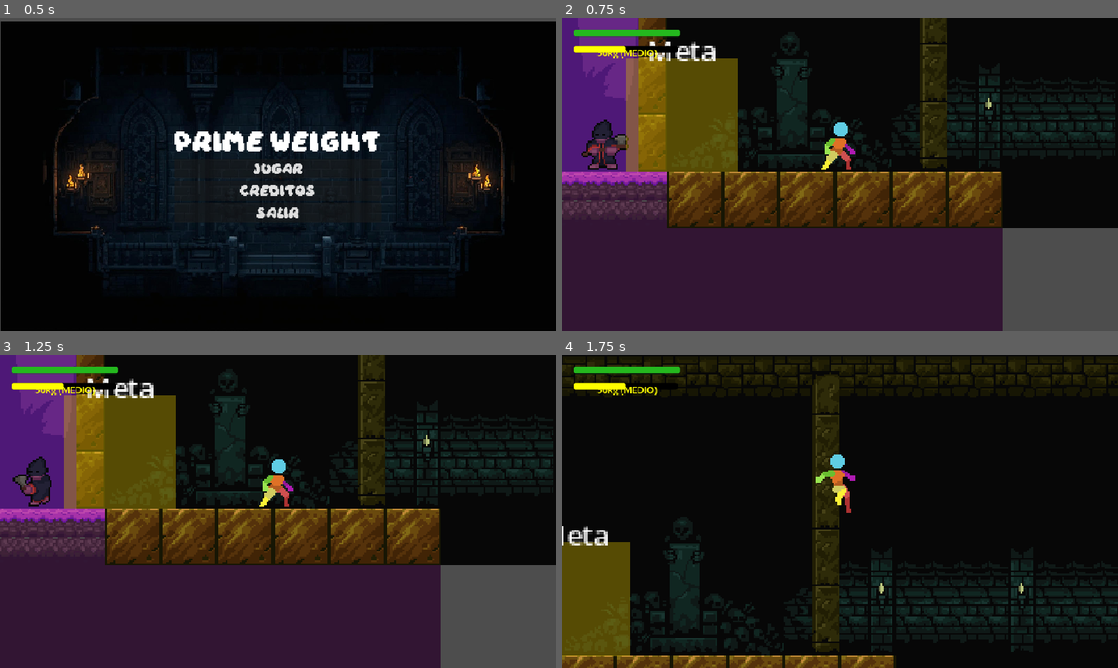
Above: before the commit, frames 1-4 (two rows, left to right).
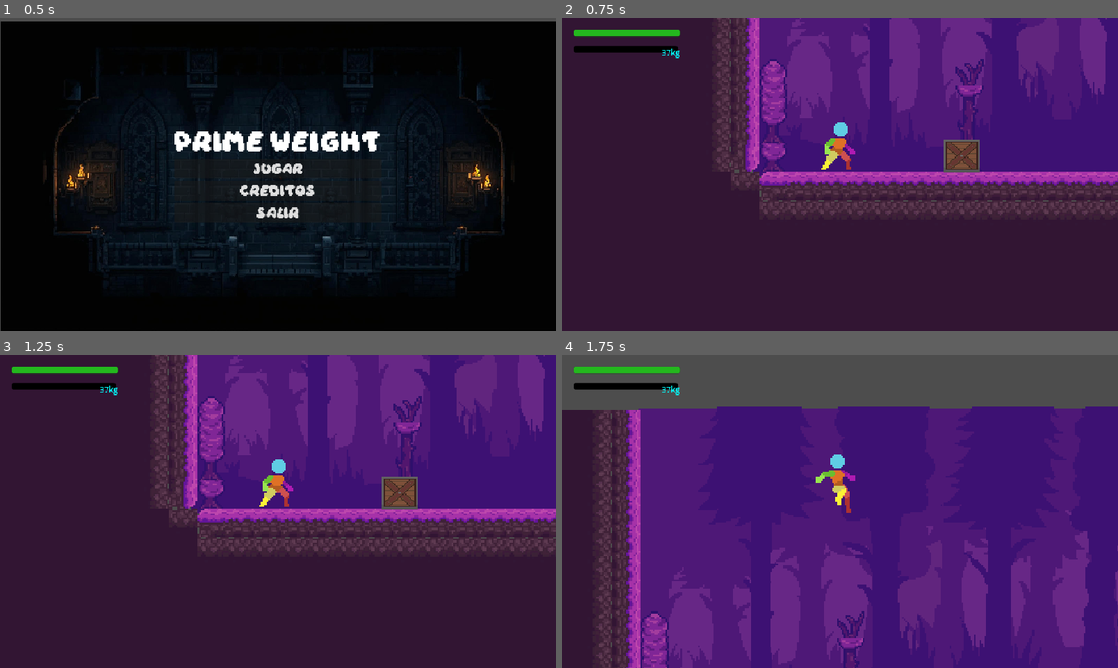
Above: after the commit, the same moments.

Repository: zeckless/Prime-MICh
Game: Godot game, scene res://Scenes/MainMenu.tscn
Two runs of this game, one before a commit and one after it. Both use one fixed random seed, a clock stepped at 60 frames per second and the inputs below.
Inputs:
- Up to frame 1 (0.5 s): no input
- Up to frame 2 (0.75 s): click "Jugar" at 0.5 s
- Up to frame 3 (1.25 s): no input
- Up to frame 4 (1.75 s): tap Enter (ui_accept) at 1.25, 1.52 s; hold Right (ui_right) from 1.28 s (still down); hold F (interact) from 1.28 s (still down); tap G (push) at 1.55 s

Frame 1 is identical in both runs. In frame 2, 71% of the frame differs, in the area x 0-100%, y 0-100%; in frame 3, 71%; in frame 4, 99%.

Commit message:
Mejorado sistema de peso: ajustada interfaz de HUD y verificación de peso para objetos

Diff:
--- a/Scenes/hudpeso.gd
+++ b/Scenes/hudpeso.gd
@@ -36,11 +36,10 @@
 	# Guardar referencia
 	weight_component_ref = weight_component
 
-	# Configurar barra - FORZAR CONFIGURACIÓN
-	weight_bar.min_value = 1
-	weight_bar.max_value = 5
-	weight_bar.step = 1
-	weight_bar.value = weight_component.get_current_level()
+	# Configurar barra con los valores exactos de peso
+	weight_bar.min_value = 37.0  # Peso mínimo
+	weight_bar.max_value = 100.0  # Peso máximo
+	weight_bar.value = weight_component.weight  # Peso actual
 
 	# Configurar etiqueta
 	_update_weight_display(weight_component.weight, weight_component.get_current_level())
@@ -70,14 +69,13 @@
 		print("❌ Error: Referencias nulas")
 		return
 
-	var new_level = weight_component_ref.get_current_level()
 	var old_value = weight_bar.value
 
-	# Actualizar valor
-	weight_bar.value = new_level
+	# Actualizar valor directamente con el peso
+	weight_bar.value = new_weight_value
 
 	# Actualizar etiqueta
-	_update_weight_display(new_weight_value, new_level)
+	_update_weight_display(new_weight_value, 0)
 
 	# Forzar actualización visual
 	weight_bar.queue_redraw()
@@ -85,24 +83,35 @@
 	print("⚖️ Barra actualizada: ", old_value, " → ", weight_bar.value, " (", new_weight_value, "kg)")
 	print("🔧 Estado barra después - Min: ", weight_bar.min_value, " Max: ", weight_bar.max_value, " Valor: ", weight_bar.value)
 
-func _update_weight_display(weight_kg: float, level: int):
+func _update_weight_display(weight_kg: float, _unused: int = 0):
 	if not weight_label:
 		return
 
-	var weight_names = ["", "LIGERO", "NORMAL", "MEDIO", "PESADO", "MUY PESADO"]
-	var colors = [Color.WHITE, Color.CYAN, Color.GREEN, Color.YELLOW, Color.ORANGE, Color.RED]
+	var description = ""
+	var color = Color.WHITE
 
-	# Asegurarse de que el nivel esté dentro del rango válido
-	level = clampi(level, 1, 5)
+	# Determinar descripción y color basado en el peso actual
+	if weight_kg <= 37:
+		description = "LIGERO"
+		color = Color.CYAN
+	elif weight_kg <= 50:
+		description = "NORMAL"
+		color = Color.GREEN
+	elif weight_kg <= 75:
+		description = "MEDIO"
+		color = Color.YELLOW
+	else:
+		description = "PESADO"
+		color = Color.RED
 
-	# Actualizar texto y color del label
-	weight_label.text = str(int(weight_kg)) + "kg (" + weight_names[level] + ")"
-	weight_label.modulate = colors[level]
+	# Actualizar texto (solo mostrar el peso)
+	weight_label.text = str(int(weight_kg)) + "kg"
+	weight_label.modulate = color  # Mantener los colores según el peso
 
 	# Actualizar color de la barra de progreso
-	if weight_bar and level > 0:
+	if weight_bar:
 		var style = StyleBoxFlat.new()
-		style.bg_color = colors[level]
+		style.bg_color = color
 		style.corner_radius_top_left = 4
 		style.corner_radius_top_right = 4
 		style.corner_radius_bottom_right = 4
--- a/Scenes/hudpeso.tscn
+++ b/Scenes/hudpeso.tscn
@@ -35,14 +35,22 @@
 size_flags_horizontal = 0
 theme_override_styles/background = SubResource("StyleBoxFlat_y140s")
 theme_override_styles/fill = SubResource("StyleBoxFlat_qvlvi")
+min_value = 37.0
 step = 1.0
-value = 50.0
+value = 37.0
 show_percentage = false
 
 [node name="WeightLabel" type="Label" parent="MarginContainer"]
 layout_mode = 2
+size_flags_horizontal = 8
+theme_override_font_sizes/font_size = 14
+text = "37kg"
+vertical_alignment = 1
+
+[node name="WeightLabel2" type="Label" parent="MarginContainer"]
+layout_mode = 2
 size_flags_horizontal = 4
 size_flags_vertical = 0
 
-[node name="WeightLabel2" type="Label" parent="MarginContainer"]
+[node name="WeightLabel3" type="Label" parent="MarginContainer"]
 layout_mode = 2
--- a/Scenes/mundo.tscn
+++ b/Scenes/mundo.tscn
@@ -2051,7 +2051,7 @@
 layer_0/tile_data = PackedInt32Array(15, 7, 1342177281, 131070, 7, 1342177281, 131071, 7, 1342177281, 65536, 7, 1342177 …(23414 unchanged characters)…
 
 [node name="player" parent="." instance=ExtResource("2_uqtxj")]
-position = Vector2(642.8289, 1.1381807)
+position = Vector2(-65.90152, 0)
 scale = Vector2(1.0440896, 1.1070733)
 
 [node name="Camera2D" type="Camera2D" parent="player"]
@@ -2081,8 +2081,8 @@
 texture = ExtResource("11_1bodn")
 
 [node name="RigidBody2D" parent="." instance=ExtResource("13_6bs12")]
+position = Vector2(3.4685016, -6.8290854)
 scale = Vector2(1.0686681, 1)
-object_weight = 30.0
 
 [node name="RigidBody2D2" parent="." instance=ExtResource("13_6bs12")]
 position = Vector2(1046.3312, -6.829085)
--- a/Scenes/objeto.tscn
+++ b/Scenes/objeto.tscn
@@ -27,3 +27,14 @@
 hframes = 10
 vframes = 11
 frame = 40
+
+[node name="WeightLabel" type="Label" parent="."]
+visible = false
+offset_left = -20.0
+offset_top = -30.0
+offset_right = 20.0
+offset_bottom = -10.0
+theme_override_colors/font_outline_color = Color(0, 0, 0, 1)
+theme_override_constants/outline_size = 3
+horizontal_alignment = 1
+vertical_alignment = 1
--- a/Scripts/interactable_object.gd
+++ b/Scripts/interactable_object.gd
@@ -1,7 +1,7 @@
 extends RigidBody2D
 class_name InteractableObject
 
-@export var object_weight: float = 15.0
+@export var object_weight: float = 45.0  # Peso mayor al inicial del jugador (37kg)
 @export var max_force_multiplier: float = 3.0  # Muy reducido para movimiento suave
 
 func _ready():
--- a/Scripts/player.gd
+++ b/Scripts/player.gd
@@ -6,10 +6,10 @@
 const gravity = 15
 
 # Sistema de peso dinámico mejorado
-var current_weight = 50.0  # Empezar con 50kg
-var weight_levels = [10.0, 25.0, 50.0, 75.0, 100.0]  # Niveles de peso
-var current_weight_index = 2  # Índice actual en weight_levels (2 = 50kg)
-var min_weight = 10.0      # Peso mínimo
+var current_weight = 37.0  # Empezar con 37kg
+var weight_levels = [37.0, 50.0, 75.0, 100.0]  # Niveles de peso actualizados
+var current_weight_index = 0  # Índice actual en weight_levels (0 = 37kg)
+var min_weight = 37.0      # Peso mínimo actualizado
 var max_weight = 100.0     # Peso máximo
 var weight_change_speed = 10.0  # Velocidad de cambio de peso
 
@@ -220,6 +220,11 @@
 	var object_weight = selected_object.get_weight()
 	print("¡INICIANDO PULL! Peso jugador: ", current_weight, " vs Peso objeto: ", object_weight)
 
+	# Verificar si el jugador tiene suficiente peso
+	if current_weight <= object_weight:
+		print("El objeto es demasiado pesado para tirar de él")
+		return
+
 	pull_target = selected_object
 	start_pulling_animation()
 
@@ -243,6 +248,11 @@
 
 	var object_weight = selected_object.get_weight()
 	print("¡INICIANDO PUSH! Peso jugador: ", current_weight, " vs Peso objeto: ", object_weight)
+
+	# Verificar si el jugador tiene suficiente peso
+	if current_weight <= object_weight:
+		print("El objeto es demasiado pesado para empujar")
+		return
 
 	push_target = selected_object
 	start_pushing_animation()
--- a/Scripts/weight_component.gd
+++ b/Scripts/weight_component.gd
@@ -10,11 +10,11 @@
 		print("🔥 WeightComponent - Peso cambiado: ", old_weight, " → ", weight, "kg")
 		weight_changed.emit(weight)
 
-@export var min_weight: float = 25.0  # Cambiado de 10.0 a 25.0
+@export var min_weight: float = 37.0  # Peso mínimo ajustado a 37kg
 @export var max_weight: float = 100.0
 
-var weight_levels = [25.0, 37.5, 50.0, 75.0, 100.0]  # Ajustado para empezar en 25kg
-var current_weight_index = 2  # Empezar en 50kg
+var weight_levels = [37.0, 50.0, 75.0, 100.0]  # Nuevos niveles de peso
+var current_weight_index = 0  # Empezar en 37kg
 
 func change_to_next_level():
 	# Verificar si ya estamos en el nivel máximo
